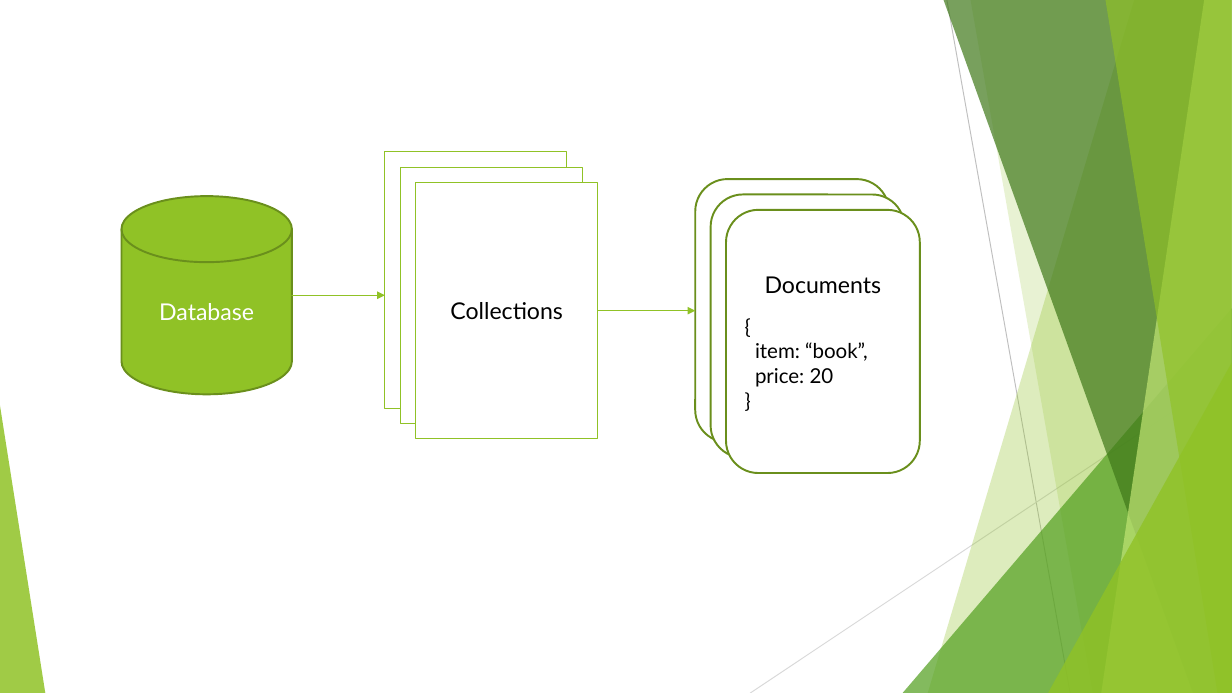
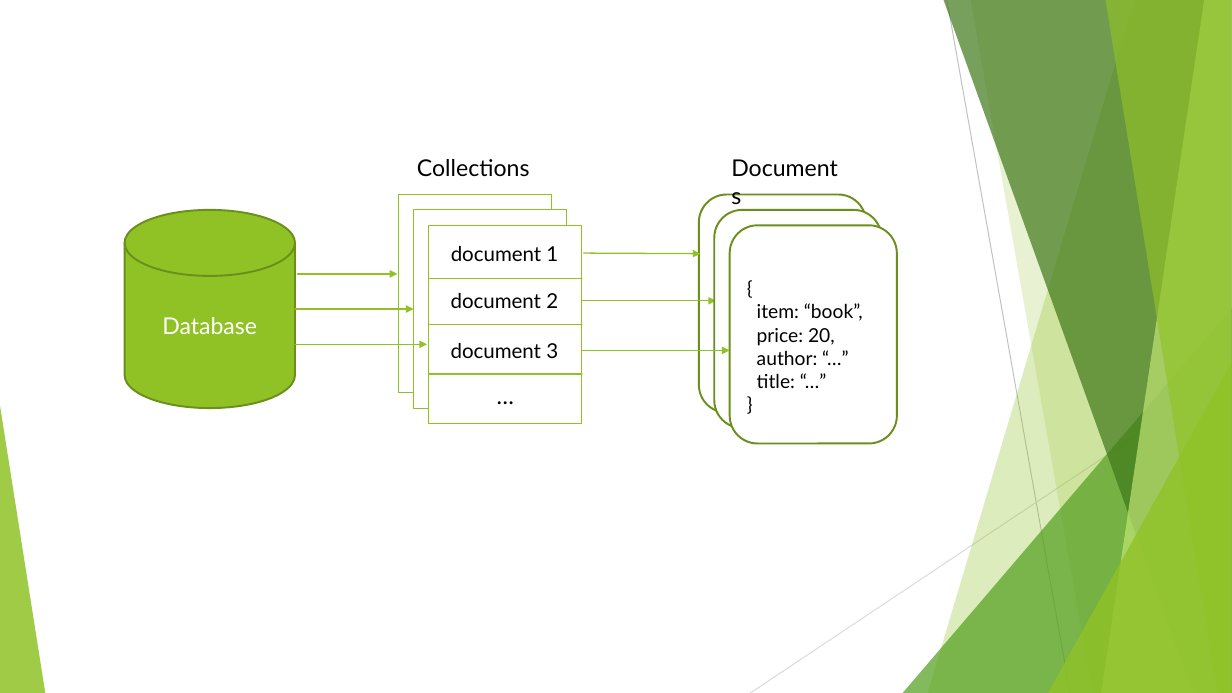
Before and after one commit to se-edu/learningresources, a slide deck: slide 2 of contents/data/nosql/diagrams.pptx. Drawn at 1232x693 pixels with LibreOffice and Linux fonts; fonts in the diff are those of the drawing. Boxes give left, top, right and bottom in pixels: in the first picture for what was removed or moved away, otherwise in the second. Text is boxed around its words. In the diff, an @@ line names an element or a change of style, - is before the commit and + after.

```diff
--- a/contents/data/nosql/diagrams.pptx
+++ b/contents/data/nosql/diagrams.pptx
@@ text added at box(417, 159, 530, 177), 18 pt, text #000000 @@
+Collections
@@ rectangle: place and size @@
-rectangle at box(385, 152, 567, 409)
+rectangle at box(398, 195, 551, 394)
@@ rounded rectangle "Documents": place and size @@
-rounded rectangle "Documents" at box(695, 179, 889, 443)
+rounded rectangle "Documents" at box(699, 195, 866, 413)
@@ cylinder "Database": place and size @@
-cylinder "Database" at box(121, 196, 291, 395)
+cylinder "Database" at box(125, 210, 295, 409)
@@ rectangle: place and size @@
-rectangle at box(400, 167, 582, 424)
+rectangle at box(414, 210, 567, 409)
@@ rectangle: place and size @@
-rectangle at box(416, 182, 598, 439)
+rectangle at box(429, 226, 581, 424)
@@ rounded rectangle "Documents": place and size @@
-rounded rectangle "Documents" at box(711, 195, 905, 458)
+rounded rectangle "Documents" at box(714, 210, 882, 428)
@@ rounded rectangle "{": place and size @@
-rounded rectangle "{" at box(726, 210, 921, 473)
+rounded rectangle "{" at box(730, 226, 897, 444)
@@ text added at box(451, 246, 558, 261), 16 pt, text #000000 @@
+document 1
@@ arrow added from (584, 253) to (701, 254), #90C226 1 pt @@
@@ arrow added from (298, 274) to (397, 274), #90C226 1 pt @@
@@ line added from (429, 278) to (582, 278), #90C226 1 pt @@
@@ text added at box(451, 293, 558, 308), 16 pt, text #000000 @@
+document 2
@@ text added at box(724, 292, 841, 318), 18 pt, text #000000 @@
+Documents
@@ arrow moved from (292, 296) - (385, 296) to (295, 309) - (414, 309) @@
@@ line added from (429, 324) to (582, 324), #90C226 1 pt @@
@@ text in rectangle at box(450, 302, 563, 320): text removed @@
-Collections
@@ arrow moved from (598, 311) - (695, 311) to (582, 301) - (716, 301) @@
@@ text in rounded rectangle at box(749, 318, 866, 337): paragraph removed @@
-Documents
@@ text in rounded rectangle at box(757, 328, 835, 388): text changed; size 16 to 15 pt @@
-price: 20
+price: 20,
+author: “…”
+title: “…”
@@ text in rounded rectangle at box(757, 303, 863, 321): size 16 to 15 pt in "{", "item: “book”,", "}" @@
@@ arrow added from (295, 345) to (427, 345), #90C226 1 pt @@
@@ text added at box(451, 343, 558, 358), 16 pt, text #000000 @@
+document 3
@@ arrow added from (582, 350) to (730, 350), #90C226 1 pt @@
@@ line added from (429, 374) to (582, 374), #90C226 1 pt @@
@@ text added at box(488, 377, 524, 414), 18 pt, text #000000 @@
+…
```
Also in this commit, not shown: 3 other files.
